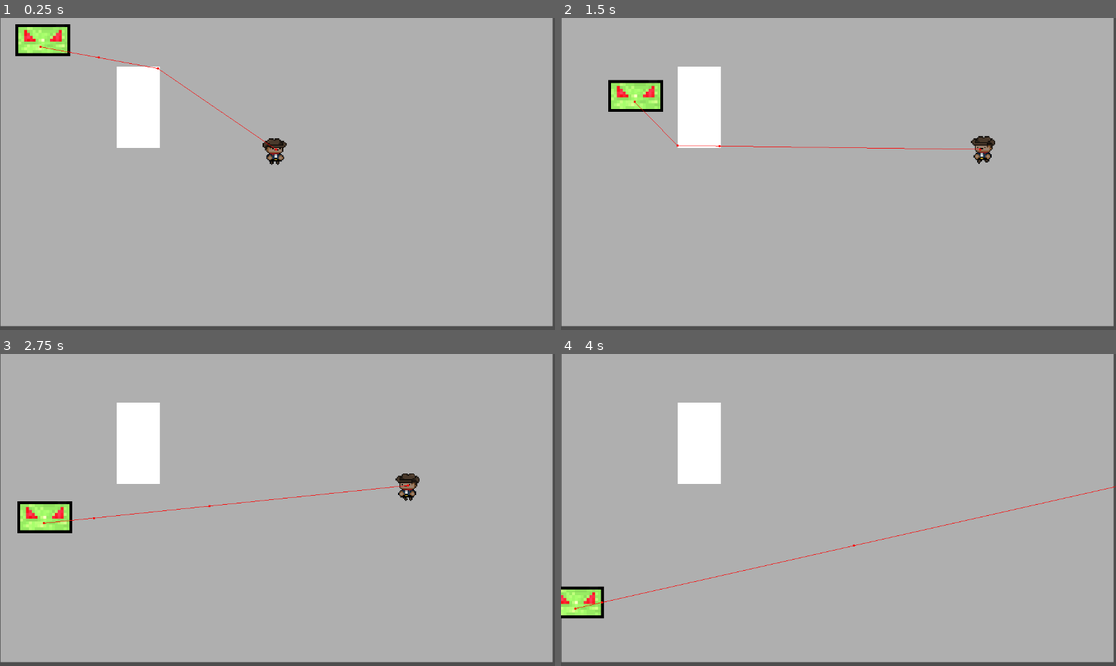
Above: before the commit, frames 1-4 (two rows, left to right).
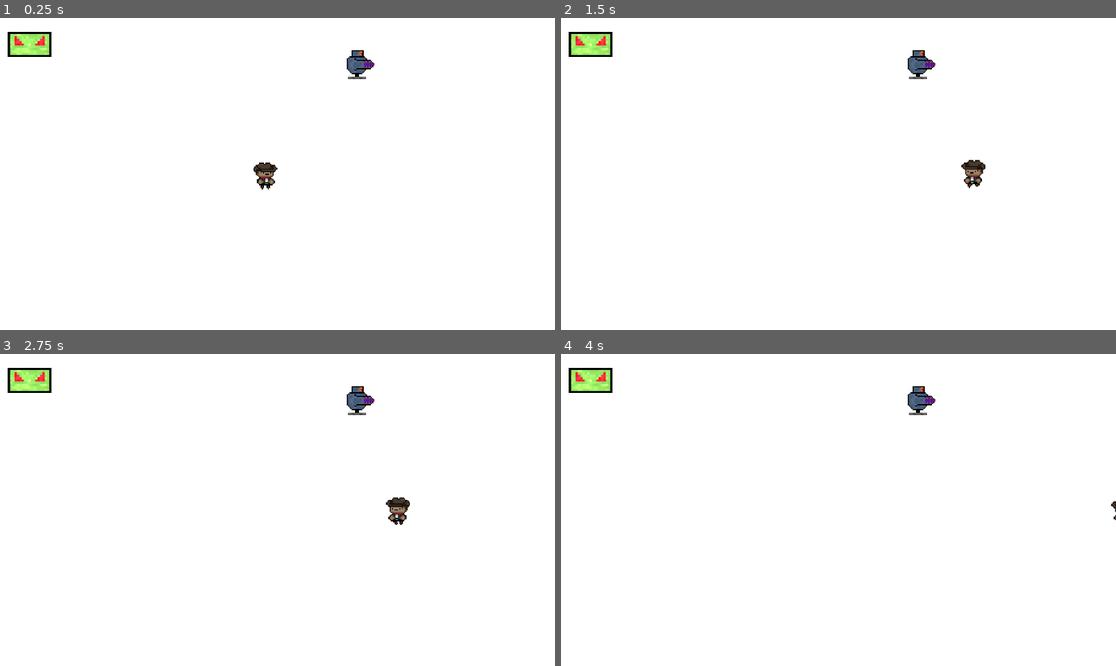
Above: after the commit, the same moments.

Repository: phcavalcante7/space-cowboy
Game: Godot game, scene res://Enemies/Scenes/Campo_De_Testes.tscn
Two runs of this game, one before a commit and one after it. Both use one fixed random seed, a clock stepped at 60 frames per second and the inputs below. Before the commit the project starts from res://Enemies/Scenes/enemy_chase.tscn.
Inputs (mouse positions are in pixels of both pictures, inside the frame that each line leads up to):
- Up to frame 1 (0.25 s): no input
- Up to frame 2 (1.5 s): tap Enter (ui_accept) at 0.5, 0.77 s; move the mouse to (960, 158) at 0.52 s; hold D (move_right) from 0.53 s (still down); tap Shift (move_dash) at 0.6, 1.35 s; move the mouse to (727, 189) at 1.27 s
- Up to frame 3 (2.75 s): tap Enter (ui_accept) at 1.52 s; move the mouse to (333, 441) at 2.02 s; release D (move_right) at 2.03 s; hold A (move_left) from 2.03 s (still down); tap Shift (move_dash) at 2.1 s
- Up to frame 4 (4 s): move the mouse to (810, 572) at 2.77 s; release A (move_left) at 2.78 s; hold D (move_right) from 2.78 s (still down); tap Shift (move_dash) at 2.85, 3.6 s; tap Enter (ui_accept) at 3.02, 3.77 s; move the mouse to (1005, 556) at 3.52 s

The runs differ from the first frame. In frame 1, 98% of the frame differs, in the area x 0-100%, y 0-100%; in frame 2, 98%; in frame 3, 98%; in frame 4, 98%.
Error after the commit: Parse Error: Class "AI_DIRECTIONS" hides a global script class. (res://Enemies/Scripts/RaycastsAI.gd:3)

Commit message:
IA + New enemy

Diff:
--- /dev/null
+++ b/Iimigos_Nave/Enemies/Scenes/Campo_De_Testes.tscn
@@ -0,0 +1,34 @@
+[gd_scene load_steps=6 format=3 uid="uid://cipcow4i823hs"]
+
+[ext_resource type="PackedScene" uid="uid://byi687xq20aa2" path="res://Enemies/Scenes/enemy_chase.tscn" id="1_ll7s2"]
+[ext_resource type="PackedScene" uid="uid://ct1jkcxq0v8cf" path="res://Jogador/Scenes/Player.tscn" id="2_nc0uq"]
+[ext_resource type="PackedScene" uid="uid://o1rp1svnc0u3" path="res://Enemies/Scenes/Patrulheiro.tscn" id="3_orco8"]
+
+[sub_resource type="CanvasTexture" id="CanvasTexture_sl7cr"]
+
+[sub_resource type="NavigationPolygon" id="NavigationPolygon_5ga1h"]
+vertices = PackedVector2Array(1171, -32, 1167, 671, -10, 661, -1, -4)
+polygons = Array[PackedInt32Array]([PackedInt32Array(0, 1, 2, 3)])
+outlines = Array[PackedVector2Array]([PackedVector2Array(-1, -4, -10, 661, 1167, 671, 1171, -32)])
+
+[node name="Node2D" type="Node2D"]
+
+[node name="Floor" type="Sprite2D" parent="."]
+show_behind_parent = true
+position = Vector2(577.75, 323.75)
+scale = Vector2(1156.5, 648.5)
+texture = SubResource("CanvasTexture_sl7cr")
+
+[node name="NavigationRegion2D" type="NavigationRegion2D" parent="."]
+navigation_polygon = SubResource("NavigationPolygon_5ga1h")
+
+[node name="Player" parent="." instance=ExtResource("2_nc0uq")]
+position = Vector2(553, 323)
+
+[node name="Inimigos" type="Node2D" parent="."]
+
+[node name="Patrulheiro" parent="Inimigos" instance=ExtResource("3_orco8")]
+position = Vector2(745, 89)
+
+[node name="Enemy_Chase" parent="Inimigos" instance=ExtResource("1_ll7s2")]
+position = Vector2(59, 67)
--- /dev/null
+++ b/Iimigos_Nave/Enemies/Scenes/Patrulheiro.tscn
@@ -0,0 +1,156 @@
+[gd_scene load_steps=22 format=3 uid="uid://o1rp1svnc0u3"]
+
+[ext_resource type="Texture2D" uid="uid://33rolg1ovbtl" path="res://Enemies/Enemies_Assets/pat-sprite.png" id="1_etd1r"]
+[ext_resource type="Script" path="res://Enemies/Scripts/S_Patrulheiro.gd" id="1_u5cy6"]
+[ext_resource type="PackedScene" uid="uid://bqdgi2yqe2mh1" path="res://Enemies/Scenes/raycastsAI.tscn" id="2_l234d"]
+
+[sub_resource type="AtlasTexture" id="AtlasTexture_n3jcr"]
+atlas = ExtResource("1_etd1r")
+region = Rect2(0, 0, 32, 32)
+
+[sub_resource type="AtlasTexture" id="AtlasTexture_aemco"]
+atlas = ExtResource("1_etd1r")
+region = Rect2(0, 0, 32, 32)
+
+[sub_resource type="AtlasTexture" id="AtlasTexture_pa6fg"]
+atlas = ExtResource("1_etd1r")
+region = Rect2(32, 0, 32, 32)
+
+[sub_resource type="AtlasTexture" id="AtlasTexture_4yd4p"]
+atlas = ExtResource("1_etd1r")
+region = Rect2(64, 0, 32, 32)
+
+[sub_resource type="AtlasTexture" id="AtlasTexture_oymqh"]
+atlas = ExtResource("1_etd1r")
+region = Rect2(96, 0, 32, 32)
+
+[sub_resource type="AtlasTexture" id="AtlasTexture_v8pfg"]
+atlas = ExtResource("1_etd1r")
+region = Rect2(128, 0, 32, 32)
+
+[sub_resource type="AtlasTexture" id="AtlasTexture_kq7if"]
+atlas = ExtResource("1_etd1r")
+region = Rect2(160, 0, 32, 32)
+
+[sub_resource type="AtlasTexture" id="AtlasTexture_fkic6"]
+atlas = ExtResource("1_etd1r")
+region = Rect2(192, 0, 32, 32)
+
+[sub_resource type="AtlasTexture" id="AtlasTexture_b3cnb"]
+atlas = ExtResource("1_etd1r")
+region = Rect2(224, 0, 32, 32)
+
+[sub_resource type="AtlasTexture" id="AtlasTexture_un5mq"]
+atlas = ExtResource("1_etd1r")
+region = Rect2(256, 0, 32, 32)
+
+[sub_resource type="AtlasTexture" id="AtlasTexture_6rj5g"]
+atlas = ExtResource("1_etd1r")
+region = Rect2(288, 0, 32, 32)
+
+[sub_resource type="AtlasTexture" id="AtlasTexture_kh0rm"]
+atlas = ExtResource("1_etd1r")
+region = Rect2(320, 0, 32, 32)
+
+[sub_resource type="AtlasTexture" id="AtlasTexture_crtnq"]
+atlas = ExtResource("1_etd1r")
+region = Rect2(352, 0, 32, 32)
+
+[sub_resource type="AtlasTexture" id="AtlasTexture_hmtls"]
+atlas = ExtResource("1_etd1r")
+region = Rect2(384, 0, 32, 32)
+
+[sub_resource type="AtlasTexture" id="AtlasTexture_cho27"]
+atlas = ExtResource("1_etd1r")
+region = Rect2(416, 0, 32, 32)
+
+[sub_resource type="AtlasTexture" id="AtlasTexture_5orbj"]
+atlas = ExtResource("1_etd1r")
+region = Rect2(448, 0, 32, 32)
+
+[sub_resource type="SpriteFrames" id="SpriteFrames_cokup"]
+animations = [{
+"frames": [{
+"duration": 1.0,
+"texture": SubResource("AtlasTexture_n3jcr")
+}],
+"loop": true,
+"name": &"Idle",
+"speed": 5.0
+}, {
+"frames": [{
+"duration": 1.0,
+"texture": SubResource("AtlasTexture_aemco")
+}, {
+"duration": 1.0,
+"texture": SubResource("AtlasTexture_pa6fg")
+}, {
+"duration": 1.0,
+"texture": SubResource("AtlasTexture_4yd4p")
+}, {
+"duration": 1.0,
+"texture": SubResource("AtlasTexture_oymqh")
+}, {
+"duration": 1.0,
+"texture": SubResource("AtlasTexture_v8pfg")
+}, {
+"duration": 1.0,
+"texture": SubResource("AtlasTexture_kq7if")
+}, {
+"duration": 1.0,
+"texture": SubResource("AtlasTexture_fkic6")
+}, {
+"duration": 1.0,
+"texture": SubResource("AtlasTexture_b3cnb")
+}, {
+"duration": 1.0,
+"texture": SubResource("AtlasTexture_un5mq")
+}, {
+"duration": 1.0,
+"texture": SubResource("AtlasTexture_6rj5g")
+}, {
+"duration": 1.0,
+"texture": SubResource("AtlasTexture_kh0rm")
+}, {
+"duration": 1.0,
+"texture": SubResource("AtlasTexture_crtnq")
+}, {
+"duration": 1.0,
+"texture": SubResource("AtlasTexture_hmtls")
+}, {
+"duration": 1.0,
+"texture": SubResource("AtlasTexture_cho27")
+}, {
+"duration": 1.0,
+"texture": SubResource("AtlasTexture_5orbj")
+}],
+"loop": true,
+"name": &"Walk",
+"speed": 5.0
+}]
+
+[sub_resource type="RectangleShape2D" id="RectangleShape2D_tepus"]
+
+[node name="Patrulheiro" type="CharacterBody2D"]
+scale = Vector2(2.5, 2.5)
+script = ExtResource("1_u5cy6")
+
+[node name="AnimatedSprite2D" type="AnimatedSprite2D" parent="."]
+texture_filter = 1
+sprite_frames = SubResource("SpriteFrames_cokup")
+animation = &"Walk"
+frame = 10
+frame_progress = 0.85781
+
+[node name="CollisionShape2D" type="CollisionShape2D" parent="."]
+visible = false
+shape = SubResource("RectangleShape2D_tepus")
+
+[node name="Raycasts" parent="." instance=ExtResource("2_l234d")]
+
+[node name="NavigationAgent2D" type="NavigationAgent2D" parent="."]
+debug_enabled = true
+
+[node name="Looking" type="RayCast2D" parent="."]
+target_position = Vector2(200, 0)
+collision_mask = 2
--- a/Iimigos_Nave/Enemies/Scenes/enemy_chase.tscn
+++ b/Iimigos_Nave/Enemies/Scenes/enemy_chase.tscn
@@ -1,9 +1,8 @@
-[gd_scene load_steps=11 format=3 uid="uid://byi687xq20aa2"]
+[gd_scene load_steps=6 format=3 uid="uid://byi687xq20aa2"]
 
-[ext_resource type="Script" path="res://Enemies/Scenes/Enemy_Chase.gd" id="1_52qi3"]
+[ext_resource type="Script" path="res://Enemies/Scripts/Enemy_Chase.gd" id="1_6j6fx"]
 [ext_resource type="Texture2D" uid="uid://cdv1ju47odov8" path="res://Enemies/Enemies_Assets/Inimigo_monitor.png" id="1_cwkjf"]
 [ext_resource type="PackedScene" uid="uid://bqdgi2yqe2mh1" path="res://Enemies/Scenes/raycastsAI.tscn" id="3_t5y21"]
-[ext_resource type="PackedScene" uid="uid://ct1jkcxq0v8cf" path="res://Jogador/Scenes/Player.tscn" id="4_74t7x"]
 
 [sub_resource type="SpriteFrames" id="SpriteFrames_x25u8"]
 animations = [{
@@ -19,69 +18,24 @@
 [sub_resource type="RectangleShape2D" id="RectangleShape2D_pwq4a"]
 size = Vector2(112, 66)
 
-[sub_resource type="CanvasTexture" id="CanvasTexture_a8wii"]
+[node name="Enemy_Chase" type="CharacterBody2D"]
+scale = Vector2(0.8, 0.8)
+script = ExtResource("1_6j6fx")
 
-[sub_resource type="CanvasTexture" id="CanvasTexture_td0ps"]
-
-[sub_resource type="RectangleShape2D" id="RectangleShape2D_iekxq"]
-size = Vector2(40.5405, 112)
-
-[sub_resource type="NavigationPolygon" id="NavigationPolygon_1owop"]
-vertices = PackedVector2Array(1181, -13, 1182, 686, 348, 292, 347, 131, 18, 680, 261, 291, -11, -7, 264, 128)
-polygons = Array[PackedInt32Array]([PackedInt32Array(0, 1, 2, 3), PackedInt32Array(2, 1, 4, 5), PackedInt32Array(5, 4, 6, 7), PackedInt32Array(7, 6, 0, 3)])
-outlines = Array[PackedVector2Array]([PackedVector2Array(-11, -7, 18, 680, 1182, 686, 1181, -13), PackedVector2Array(264, 128, 261, 291, 348, 292, 347, 131)])
-
-[node name="Node2D" type="Node2D"]
-
-[node name="Enemy_Chase" type="CharacterBody2D" parent="."]
-position = Vector2(54, 47)
-script = ExtResource("1_52qi3")
-
-[node name="AnimatedSprite2D" type="AnimatedSprite2D" parent="Enemy_Chase"]
+[node name="AnimatedSprite2D" type="AnimatedSprite2D" parent="."]
 texture_filter = 1
 scale = Vector2(0.75, 0.75)
 sprite_frames = SubResource("SpriteFrames_x25u8")
 
-[node name="CollisionShape2D" type="CollisionShape2D" parent="Enemy_Chase"]
+[node name="CollisionShape2D" type="CollisionShape2D" parent="."]
 visible = false
 position = Vector2(3, -13)
 shape = SubResource("RectangleShape2D_pwq4a")
 one_way_collision_margin = 5.6
 
-[node name="NavigationAgent2D" type="NavigationAgent2D" parent="Enemy_Chase"]
+[node name="NavigationAgent2D" type="NavigationAgent2D" parent="."]
 debug_enabled = true
 
-[node name="Timer" type="Timer" parent="Enemy_Chase"]
-wait_time = 0.4
-one_shot = true
-
-[node name="Raycasts" parent="Enemy_Chase" instance=ExtResource("3_t5y21")]
+[node name="Raycasts" parent="." instance=ExtResource("3_t5y21")]
 position = Vector2(2, -14)
 scale = Vector2(1.5, 1.5)
-
-[node name="Sprite2D" type="Sprite2D" parent="."]
-modulate = Color(0.686275, 0.686275, 0.686275, 1)
-show_behind_parent = true
-position = Vector2(574, 320)
-scale = Vector2(1146, 640)
-texture = SubResource("CanvasTexture_a8wii")
-
-[node name="Player" parent="." instance=ExtResource("4_74t7x")]
-position = Vector2(573, 273)
-
-[node name="Wall" type="CharacterBody2D" parent="."]
-position = Vector2(287, 156)
-scale = Vector2(2.22, 1.5)
-
-[node name="Sprite2D" type="Sprite2D" parent="Wall"]
-position = Vector2(0, 19.715)
-scale = Vector2(40.2027, 112.57)
-texture = SubResource("CanvasTexture_td0ps")
-
-[node name="CollisionShape2D" type="CollisionShape2D" parent="Wall"]
-position = Vector2(0, 19.3333)
-shape = SubResource("RectangleShape2D_iekxq")
-
-[node name="NavigationRegion2D" type="NavigationRegion2D" parent="."]
-position = Vector2(-19, -26)
-navigation_polygon = SubResource("NavigationPolygon_1owop")
--- a/Iimigos_Nave/Enemies/Scenes/raycastsAI.tscn
+++ b/Iimigos_Nave/Enemies/Scenes/raycastsAI.tscn
@@ -1,29 +1,37 @@
 [gd_scene load_steps=2 format=3 uid="uid://bqdgi2yqe2mh1"]
 
-[ext_resource type="Script" path="res://RaycastsAI.gd" id="1_888ck"]
+[ext_resource type="Script" path="res://Enemies/Scripts/RaycastsAI.gd" id="1_888ck"]
 
 [node name="Raycasts" type="Node2D"]
 script = ExtResource("1_888ck")
 
 [node name="Ray1" type="RayCast2D" parent="."]
 target_position = Vector2(0, -50)
+collision_mask = 3
 
 [node name="Ray2" type="RayCast2D" parent="."]
 target_position = Vector2(40, -40)
+collision_mask = 3
 
 [node name="Ray3" type="RayCast2D" parent="."]
 target_position = Vector2(50, 0)
+collision_mask = 3
 
 [node name="Ray4" type="RayCast2D" parent="."]
 target_position = Vector2(40, 40)
+collision_mask = 3
 
 [node name="Ray5" type="RayCast2D" parent="."]
+collision_mask = 3
 
 [node name="Ray6" type="RayCast2D" parent="."]
 target_position = Vector2(-40, 40)
+collision_mask = 3
 
 [node name="Ray7" type="RayCast2D" parent="."]
 target_position = Vector2(-50, 0)
+collision_mask = 3
 
 [node name="Ray8" type="RayCast2D" parent="."]
 target_position = Vector2(-40, -40)
+collision_mask = 3
--- /dev/null
+++ b/Iimigos_Nave/Enemies/Scripts/Enemy_Chase.gd
@@ -0,0 +1,52 @@
+extends CharacterBody2D
+
+const STEERING_INTENSITY = 1000
+
+var speed = 150
+@onready var target = get_parent().get_parent().get_node("Player") # Jogador
+@onready var navigation_agent = get_node("NavigationAgent2D")
+@onready var smart_velocity = get_node("Raycasts")
+
+func _ready():
+	navigation_agent.path_desired_distance = 4
+	navigation_agent.target_desired_distance = 4
+	call_deferred("navigation_setup")
+
+
+func _physics_process(delta):
+	if navigation_agent.distance_to_target() < 50:
+		set_target_position(target.position)
+		print("navigation_stopped")
+		return
+
+	set_target_position(target.position)
+	#print(velocity.length())
+	velocity = await update_velocity(delta)
+	move_and_slide()
+
+
+func get_target_direction() -> Vector2:
+	return (target.position - self.position).normalized()
+
+
+func set_target_position(new_position : Vector2):
+	navigation_agent.target_position = new_position
+
+
+func update_velocity(delta) -> Vector2:
+	await get_tree().physics_frame
+	var current_enemy_position = global_position
+	var next_path_position: Vector2 = navigation_agent.get_next_path_position()
+
+	var new_direction : Vector2 = next_path_position - current_enemy_position
+	var direction = new_direction.normalized()
+	var steering_force = smart_velocity.calculate_steering_force(direction) * STEERING_INTENSITY
+
+	return smart_velocity.calculate_new_velocity_steering(delta, steering_force,
+	speed)
+
+
+func navigation_setup():
+	await get_tree().physics_frame
+	set_target_position(target.position)
+	velocity = (target.position - self.global_position).normalized() * speed
--- /dev/null
+++ b/Iimigos_Nave/Enemies/Scripts/RaycastsAI.gd
@@ -0,0 +1,80 @@
+extends Node2D
+
+class_name AI_DIRECTIONS
+
+var directions_array = []
+var raycasts_array = []
+var danger_array = [0,0,0,0,0,0,0,0]
+var interest_array = [0,0,0,0,0,0,0,0]
+@onready var enemy = get_parent()
+@onready var target = get_parent().get_parent().get_parent().get_node("Player")
+
+func _ready():
+	for child in get_children():
+		directions_array.append(child.target_position.normalized())
+		raycasts_array.append(child)
+		child.collide_with_areas = false
+
+
+func _process(delta):
+	interest_array = [0,0,0,0,0,0,0,0]
+	var target_direction = (target.position - enemy.position).normalized() # coloque o alvo
+	direction_danger_update()
+	interest_update(target_direction)
+	global_contex_update()
+
+
+func direction_danger_update():
+	var i : int = 0
+	for ray in raycasts_array:
+		define_danger(ray, i)
+		i += 1
+
+
+func define_danger(ray : RayCast2D, i : int):
+	if ray.is_colliding():
+		if i % 2 == 0:
+			danger_array[i] = 5
+			danger_array[i-1] = 2
+			danger_array[i+1] = 2
+		else:
+			danger_array[i] = 2
+			if i == 7:
+				danger_array[0] = 5
+			else:
+				danger_array[i+1] = 5
+			danger_array[i-1] = 5
+	else:
+		danger_array[i] = 0
+
+
+func interest_update(target_direction : Vector2):
+	var i : int = 0
+	for direction in directions_array:
+		interest_array[i] = direction.dot(target_direction)
+		i += 1
+
+
+func global_contex_update():
+	var i : int = 0
+	for danger in danger_array:
+		interest_array[i] = interest_array[i] - danger
+		i += 1
+
+
+func calculate_steering_force(direction : Vector2) -> Vector2:
+	var new_array = danger_array
+	new_array.sort()
+	if new_array[7] == 0:
+		return direction
+	var best_direction = interest_array.max()
+	var best_direction_index = interest_array.find(best_direction)
+	#print(interest_array)
+	var steering_force =  directions_array[best_direction_index].normalized()
+	return steering_force
+
+
+func calculate_new_velocity_steering(delta, steering_force : Vector2, speed) -> Vector2:
+	#var original_velocity = direction * speed
+	var new_intelligent_velocity = (enemy.velocity + (steering_force * delta)).normalized() * speed
+	return new_intelligent_velocity
--- /dev/null
+++ b/Iimigos_Nave/Enemies/Scripts/S_Patrulheiro.gd
@@ -0,0 +1,48 @@
+extends CharacterBody2D
+
+const STEERING_INTENSITY = 800
+
+var speed = 100
+@onready var target = get_parent().get_parent().get_node("Player") # Jogador
+@onready var navigation_agent = get_node("NavigationAgent2D")
+@onready var smart_velocity = get_node("Raycasts")
+@onready var anim = get_node("AnimatedSprite2D")
+
+func _ready():
+	navigation_agent.path_desired_distance = 4
+	navigation_agent.target_desired_distance = 4
+	call_deferred("navigation_setup")
+
+func _process(delta):
+	$Looking.look_at(target.position)
+
+func _physics_process(delta):
+	if navigation_agent.distance_to_target() <= 350:
+		set_target_position(target.position)
+		return
+
+	set_target_position(target.position)
+
+	velocity = await update_velocity(delta)
+	move_and_slide()
+
+
+func update_velocity(delta) -> Vector2:
+	await get_tree().physics_frame
+
+	var path = navigation_agent.get_next_path_position() - self.position
+	var path_direction = path.normalized()
+	var steering_force = smart_velocity.calculate_steering_force(path_direction) * STEERING_INTENSITY
+	var new_velocity = smart_velocity.calculate_new_velocity_steering(delta, steering_force, speed)
+
+	return new_velocity
+
+
+func set_target_position(new_position : Vector2):
+	navigation_agent.target_position = new_position
+
+
+func navigation_setup():
+	await get_tree().physics_frame
+	set_target_position(target.position)
+	velocity = (target.position - self.global_position).normalized() * speed
--- a/Iimigos_Nave/Jogador/Scripts/CharacterBody2D.gd
+++ b/Iimigos_Nave/Jogador/Scripts/CharacterBody2D.gd
@@ -65,7 +65,6 @@
 		$AnimatedSprite2D.flip_h = true
 	else:
 		$AnimatedSprite2D.flip_h = false
-	pass
 
 func mouse_direction() -> Vector2:
 	return global_position.direction_to(get_global_mouse_position())
--- a/Iimigos_Nave/project.godot
+++ b/Iimigos_Nave/project.godot
@@ -11,7 +11,7 @@
 [application]
 
 config/name="AI_Inimigos_Nave_Espacial"
-run/main_scene="res://Enemies/Scenes/enemy_chase.tscn"
+run/main_scene="res://Enemies/Scenes/Campo_De_Testes.tscn"
 config/features=PackedStringArray("4.1", "Forward Plus")
 config/icon="res://icon.svg"
 
Binary file added: Iimigos_Nave/Enemies/Enemies_Assets/pat-sprite.png
Not shown, added: Iimigos_Nave/Enemies/Enemies_Assets/pat-sprite.png.import
